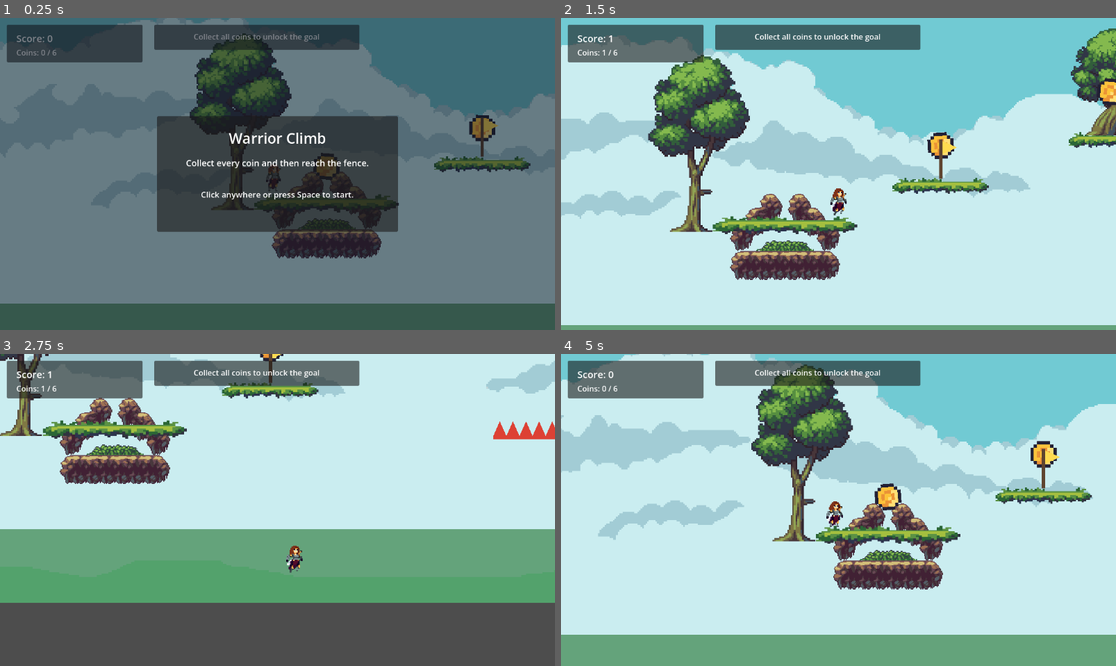
Above: before the commit, frames 1-4 (two rows, left to right).
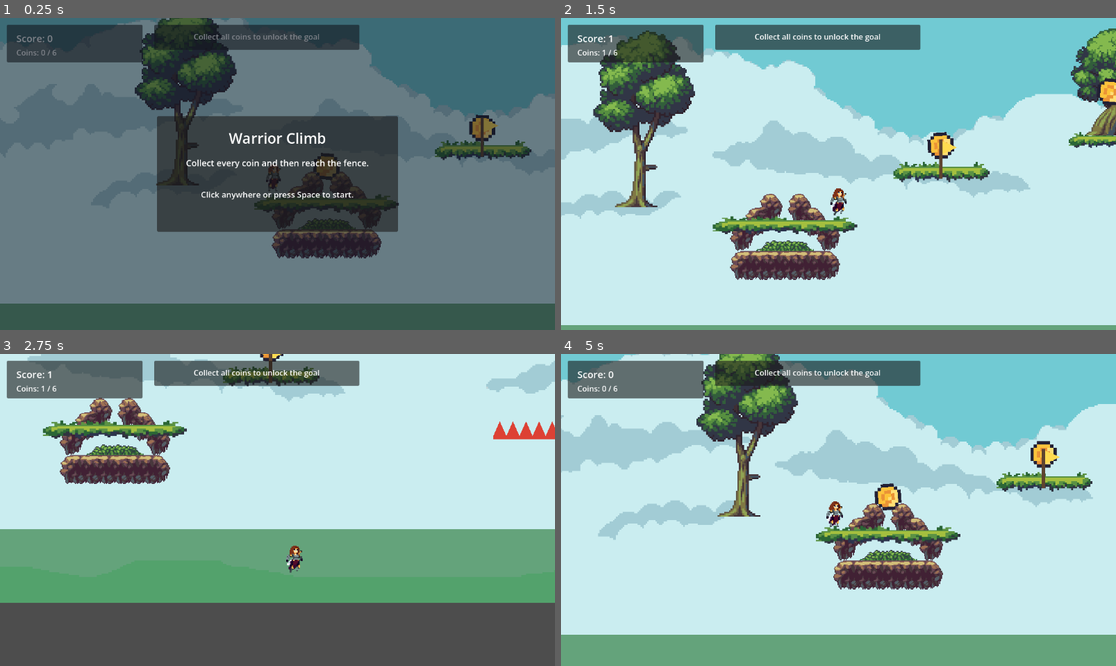
Above: after the commit, the same moments.

Repository: zyahav/g-game-platform
Game: Godot game, scene res://Main.tscn
The game is run twice, just before and just after one commit, with the same random seed, the same clock (stepped at 60 frames per second) and the same inputs.
Inputs (mouse positions are in pixels of both pictures, inside the frame that each line leads up to):
- Up to frame 1 (0.25 s): no input
- Up to frame 2 (1.5 s): tap Enter at 0.5 s; move the mouse to (960, 158) at 0.52 s; hold Right (move_right) 0.53-1.25 s; hold Shift 0.53-1.25 s; click (960, 158) at 0.67 s; tap Space (jump) at 0.77 s; drag from (727, 189) to (960, 174) at 1.27 s
- Up to frame 3 (2.75 s): move the mouse to (333, 441) at 2.02 s; hold Right (move_right) from 2.03 s (still down); tap Ctrl at 2.1 s
- Up to frame 4 (5 s): release Right (move_right) at 2.75 s; drag from (810, 572) to (832, 363) at 2.77 s; move the mouse to (1005, 556) at 3.52 s; hold Left (move_left) 3.53-4.25 s; tap Alt at 3.6 s; tap Space (jump) at 3.77 s; drag from (672, 463) to (993, 388) at 4.27 s

The runs differ from the first frame. In frame 1, 9.3% of the frame differs, in the area x 24-96%, y 0-62%; in frame 2, 10%, in the area x 5-78%, y 4-69%; in frame 3, 2.0%; in frame 4, 9.7%.

Commit message:
Finalize production startup and coaching flow

Diff:
--- a/Main.tscn
+++ b/Main.tscn
@@ -42,6 +42,7 @@
 size = Vector2(80, 96)
 
 [node name="Main" type="Node2D" unique_id=2057027621]
+position = Vector2(0, 0)
 script = ExtResource("1_main")
 
 [node name="Background" type="Node2D" parent="." unique_id=358255448]
@@ -130,7 +131,7 @@
 
 [node name="TreeStart" type="Sprite2D" parent="." unique_id=303008389]
 z_index = 2
-position = Vector2(-645, 18)
+position = Vector2(-712, -12)
 scale = Vector2(2, 2)
 texture = ExtResource("17_tree_large")
 
@@ -175,7 +176,8 @@
 shape = SubResource("2")
 
 [node name="Sprite2D" type="Sprite2D" parent="Step1" unique_id=715351322]
-scale = Vector2(2.4, 1.5)
+position = Vector2(0.99999964, -17.000004)
+scale = Vector2(2.4, 1.8600049)
 texture = ExtResource("3_grass")
 
 [node name="Coin1" parent="." unique_id=863041907 instance=ExtResource("10_coin_scene")]
--- a/kits/platformer/templates/main.gd
+++ b/kits/platformer/templates/main.gd
@@ -109,8 +109,10 @@
 	_start_game()
 
 func _reset_player() -> void:
+	_set_coin_pickups_enabled(false)
 	player.global_position = _find_safe_respawn_position(respawn_position)
 	player.velocity = Vector2.ZERO
+	call_deferred("_restore_coin_pickups_after_respawn")
 
 	var anim := player.get_node_or_null("AnimatedSprite2D") as AnimatedSprite2D
 	if anim != null:
@@ -185,6 +187,15 @@
 func _reset_coins() -> void:
 	for coin in get_tree().get_nodes_in_group("coins"):
 		coin.reset_coin()
+
+
+func _set_coin_pickups_enabled(enabled: bool) -> void:
+	for coin in get_tree().get_nodes_in_group("coins"):
+		coin.set_pickup_enabled(enabled)
+
+
+func _restore_coin_pickups_after_respawn() -> void:
+	_set_coin_pickups_enabled(true)
 
 func _on_coin_collected(value: int) -> void:
 	score += value
--- a/kits/platformer/templates/scripts/collectibles/coin.gd
+++ b/kits/platformer/templates/scripts/collectibles/coin.gd
@@ -11,6 +11,7 @@
 var base_position := Vector2.ZERO
 var time_offset := 0.0
 var is_collected := false
+var pickup_enabled := true
 
 func _ready() -> void:
 	add_to_group("coins")
@@ -38,6 +39,7 @@
 	collected.emit(value)
 
 func reset_coin() -> void:
+	pickup_enabled = true
 	set_collected_state(false)
 
 
@@ -46,10 +48,20 @@
 	visible = not collected_state
 	rotation = 0.0
 	position = base_position
-	monitoring = not collected_state
-	monitorable = not collected_state
-	collision_shape.disabled = collected_state
+	_sync_pickup_state()
+
+
+func set_pickup_enabled(enabled: bool) -> void:
+	pickup_enabled = enabled
+	_sync_pickup_state()
+
+
+func _sync_pickup_state() -> void:
+	var can_pick_up := pickup_enabled and not is_collected
+	monitoring = can_pick_up
+	monitorable = can_pick_up
+	collision_shape.disabled = not can_pick_up
 
 func _on_body_entered(body: Node) -> void:
-	if body is CharacterBody2D:
+	if body is CharacterBody2D and pickup_enabled:
 		collect()
--- a/main.gd
+++ b/main.gd
@@ -109,8 +109,10 @@
 	_start_game()
 
 func _reset_player() -> void:
+	_set_coin_pickups_enabled(false)
 	player.global_position = _find_safe_respawn_position(respawn_position)
 	player.velocity = Vector2.ZERO
+	call_deferred("_restore_coin_pickups_after_respawn")
 
 	var anim := player.get_node_or_null("AnimatedSprite2D") as AnimatedSprite2D
 	if anim != null:
@@ -185,6 +187,15 @@
 func _reset_coins() -> void:
 	for coin in get_tree().get_nodes_in_group("coins"):
 		coin.reset_coin()
+
+
+func _set_coin_pickups_enabled(enabled: bool) -> void:
+	for coin in get_tree().get_nodes_in_group("coins"):
+		coin.set_pickup_enabled(enabled)
+
+
+func _restore_coin_pickups_after_respawn() -> void:
+	_set_coin_pickups_enabled(true)
 
 func _on_coin_collected(value: int) -> void:
 	score += value
--- a/scripts/collectibles/coin.gd
+++ b/scripts/collectibles/coin.gd
@@ -11,6 +11,7 @@
 var base_position := Vector2.ZERO
 var time_offset := 0.0
 var is_collected := false
+var pickup_enabled := true
 
 func _ready() -> void:
 	add_to_group("coins")
@@ -38,6 +39,7 @@
 	collected.emit(value)
 
 func reset_coin() -> void:
+	pickup_enabled = true
 	set_collected_state(false)
 
 
@@ -46,10 +48,20 @@
 	visible = not collected_state
 	rotation = 0.0
 	position = base_position
-	monitoring = not collected_state
-	monitorable = not collected_state
-	collision_shape.disabled = collected_state
+	_sync_pickup_state()
+
+
+func set_pickup_enabled(enabled: bool) -> void:
+	pickup_enabled = enabled
+	_sync_pickup_state()
+
+
+func _sync_pickup_state() -> void:
+	var can_pick_up := pickup_enabled and not is_collected
+	monitoring = can_pick_up
+	monitorable = can_pick_up
+	collision_shape.disabled = not can_pick_up
 
 func _on_body_entered(body: Node) -> void:
-	if body is CharacterBody2D:
+	if body is CharacterBody2D and pickup_enabled:
 		collect()
Not shown, changed: AGENT.md
Not shown, changed: Makefile
Not shown, added: README.md
Not shown, changed: core/agent-rules/generated-project-agent.md
Not shown, changed: core/verification/handoff-gate.md
Not shown, changed: core/workflow/project-session-flow.md
Not shown, added: docs/ARCHITECTURE.md
Not shown, added: docs/DECISION-STARTUP-AND-LEARNING-LAYER.md
Not shown, added: docs/IMPLEMENTATION-PLAN-GENERATOR.md
Not shown, added: docs/KAYA_TTS_AGENT_GUIDE.md
Not shown, added: docs/PILOT_CHECKLIST.md
Not shown, added: docs/TTS-INTEGRATION-NOTES.md
(and 17 more such lines)
